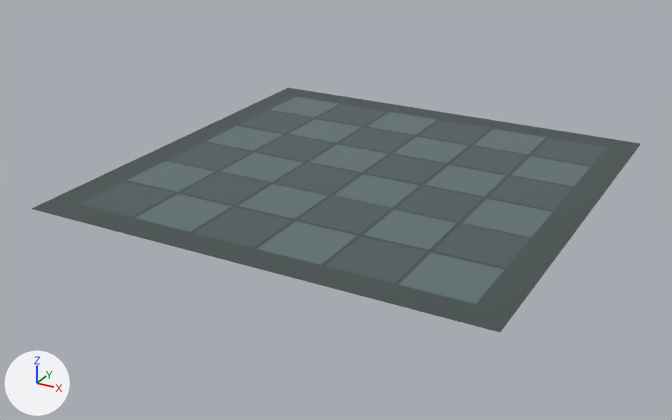
A saved change to the FBX model Assets/Art/Level_Geometry/SM_floor_tiled.fbx.
Rendered twice from a 50 mm camera at (13.2, -25.83, 11.37) aimed at (-0.54, -0.85, -1.12). The axes (+X, +Y, +Z) are drawn at lower left. The lights are the same throughout. Where no turn or scale is listed for an object, it has been applied to the vertices.

Objects in the first picture: 'Floor - Tiled'.
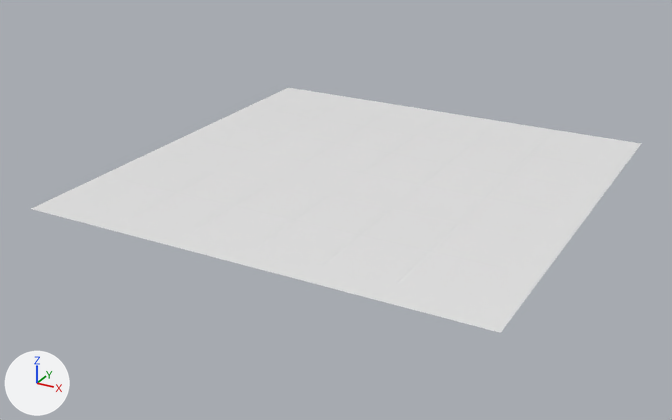
Where the change shows, as pixel boxes (x1, y1, x2, y2) in the pictures (672 x 420 px):
'Floor - Tiled', recoloured (grey to white): (31, 88, 641, 333) in both
part 1 of me_cube_001, recoloured (grey to white): (222, 119, 505, 250) in both
part 2 of me_cube_001, recoloured (grey to white): (182, 128, 526, 234) in both

What changed in the scene script:
```text
Change mat_material_010:
    mat_material_010.base_color: (0.0556, 0.0756, 0.0756) -> (0.8, 0.8, 0.8)  # dark grey #434e4e -> white #e7e7e7
Change me_cube_001:
    where me_cube_001.from_pydata(...)  # 293 vertices, 260 faces; spans x -7.49..7.49, y -7.49..7.49, z -0.01..0.0
    used by ob_floor___tiled; location = (0.0, 0.0, 0.0)
    me_cube_001 part 1: all 18 faces that had it switch from mat_material_009 (dark cyan #5f7172) to mat_material_010 (white #e7e7e7)
    me_cube_001 part 2: all 18 faces that had it switch from mat_material_011 (dark grey #4f5c5c) to mat_material_010 (white #e7e7e7)
```
